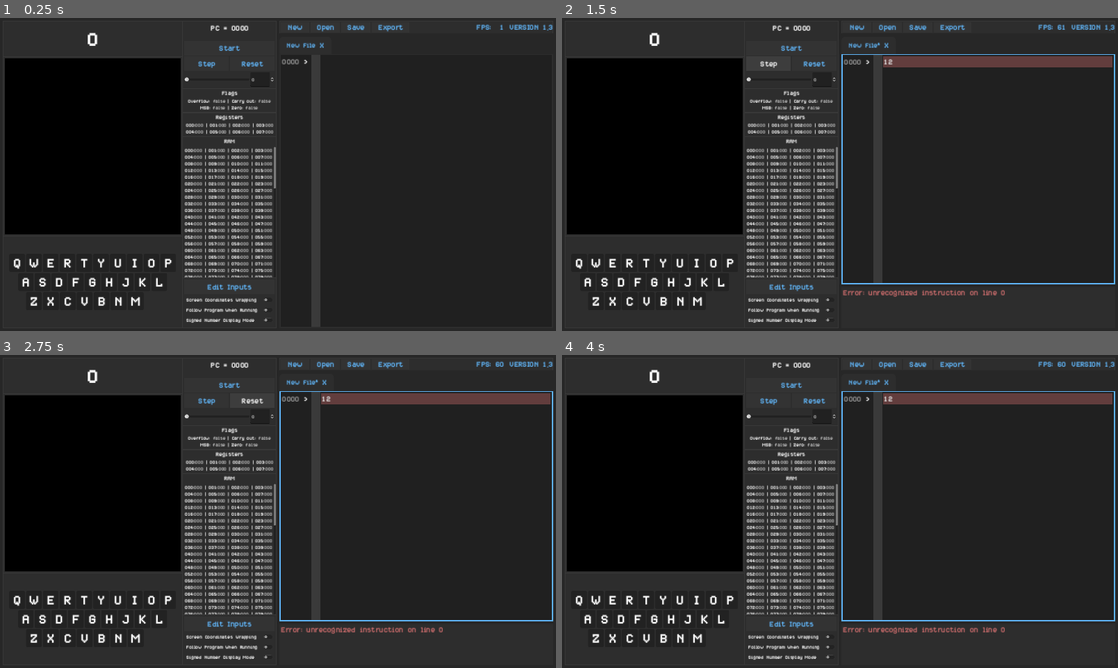
Above: before the commit, frames 1-4 (two rows, left to right).
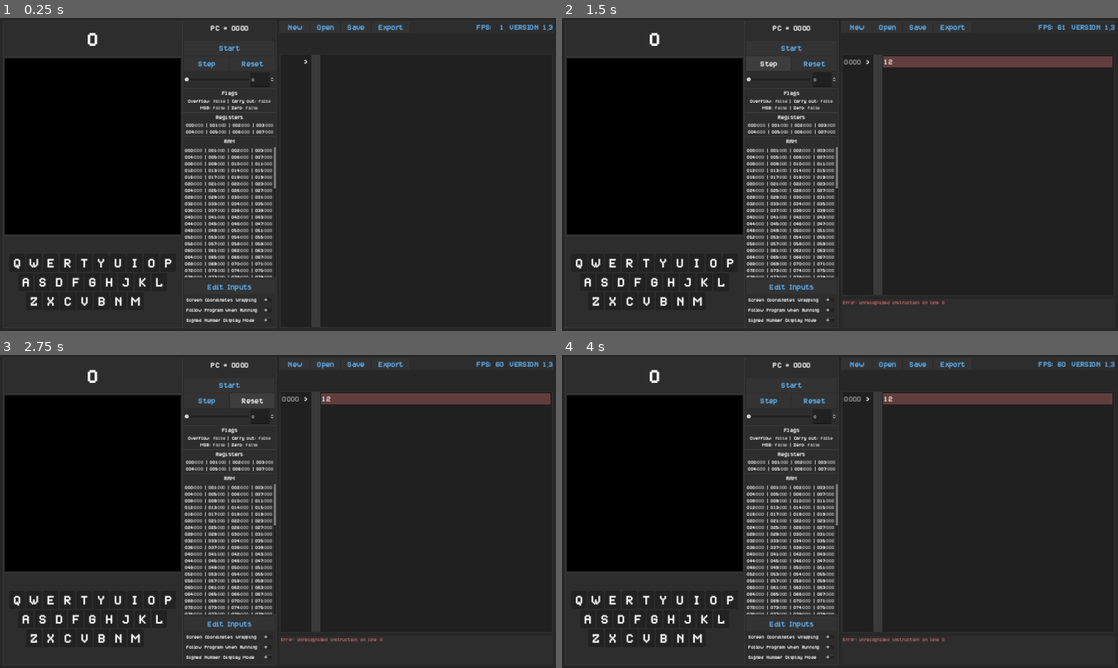
Above: after the commit, the same moments.

Repository: E1thanz/Incel-3-Emulator
Game: Godot game, scene res://Scenes/root.tscn
Same seed, same stepped clock (60 frames per second), same inputs: the game is played once before the commit and once after it.
Inputs (mouse positions are in pixels of both pictures, inside the frame that each line leads up to):
- Up to frame 1 (0.25 s): no input
- Up to frame 2 (1.5 s): click (979, 190) at 0.52 s; type "12" at 0.6 s; click "Step" at 1.25 s
- Up to frame 3 (2.75 s): click "Reset" at 2 s
- Up to frame 4 (4 s): click "Edit Inputs" at 2.75 s; click "X" at 3.5 s

The runs differ from the first frame. In frame 1, 0.1% of the frame differs, in the area x 50-59%, y 7-15%; in frame 2, 1.3%, in the area x 50-100%, y 7-92%; in frame 3, 1.3%; in frame 4, 1.3%.
Error after the commit: Invalid call. Nonexistent function 'get_meta' in base 'Nil'. (res://scripts/file)

Commit message:
ram is fucked zpippo moment

Diff:
--- a/Scenes/Screen Manager.gd
+++ b/Scenes/Screen Manager.gd
@@ -22,7 +22,7 @@
 	selected = self_node
 	size.x = 24 + 28 * selected
 	position.x = 605 - 28 * selected
-	%Screen.update_screen()
+	%Screen.create_screen()
 
 func _on_check_box_toggled(self_node: int) -> void:
 	check_list[self_node].disabled = true
--- a/Scenes/root.tscn
+++ b/Scenes/root.tscn
@@ -372,7 +372,7 @@
 size_flags_horizontal = 4
 size_flags_vertical = 4
 min_value = 1.0
-max_value = 10000.0
+max_value = 100000.0
 value = 1.0
 exp_edit = true
 
@@ -391,7 +391,7 @@
 grow_horizontal = 0
 grow_vertical = 2
 size_flags_horizontal = 8
-max_value = 10000.0
+max_value = 100000.0
 
 [node name="ColorRect5" type="ColorRect" parent="MarginContainer/HBoxContainer/Emulator/HBoxContainer/MarginContainer/VBoxContainer2"]
 custom_minimum_size = Vector2(0, 80)
@@ -1582,7 +1582,7 @@
 [node name="Error Bottom Tab" type="ColorRect" parent="MarginContainer/HBoxContainer/VBoxContainer"]
 unique_name_in_owner = true
 visible = false
-custom_minimum_size = Vector2(0, 140)
+custom_minimum_size = Vector2(0, 100)
 layout_mode = 2
 color = Color(0.176471, 0.176471, 0.176471, 1)
 
@@ -1602,6 +1602,7 @@
 size_flags_vertical = 1
 theme_override_colors/font_color = Color(0.772549, 0.411765, 0.411765, 1)
 theme_override_fonts/font = ExtResource("2_x3dv1")
+theme_override_font_sizes/font_size = 10
 autowrap_mode = 3
 
 [connection signal="button_up" from="MarginContainer/HBoxContainer/Emulator/HBoxContainer/MarginContainer/VBoxContainer2/ColorRect/MarginContainer/VBoxContainer/Start Stop Button" to="MarginContainer/HBoxContainer/Emulator" method="_Start_Stop_Pressed"]
--- a/Scenes/screen.gd
+++ b/Scenes/screen.gd
@@ -50,14 +50,16 @@
 
 	grid.columns = screen_x
 	changes.clear()
+	buffer.clear()
 
 	for child in grid.get_children():
 		grid.remove_child(child)
 		child.queue_free()
 
 	for y in screen_y:
+		buffer.append([])
 		for x in screen_x:
-			buffer[y][x] = false
+			buffer[-1].append(false)
 			var pixel = ColorRect.new()
 			pixel.color = Color.hex(0x000000ff)
 			pixel.size_flags_horizontal = Control.SIZE_EXPAND_FILL
--- a/scripts/CustomCodeHighlighter.gd
+++ b/scripts/CustomCodeHighlighter.gd
@@ -4,7 +4,7 @@
 const CONDITIONS = {"novf": "000", "ovf": "001", "nc": "010", "c": "011", "nmsb": "100", "msb": "101", "nz": "110", "z": "111",
 					"!overflow": "000", "overflow": "001", "!carry": "010", "carry": "011", "!msb": "100", "!zero": "110", "zero": "111",
 					"!=": "110", "=": "111", "<": "010", ">=": "011", ">=0": "100", "<0": "101",
-					"!ovf": "000", "!c": "010", "!z": "110", "eq": "111", "neq": "110"}
+					"!ovf": "000", "!c": "010", "!z": "110", "eq": "111", "neq": "110", "!eq": "110"}
 
 func Register(value: String, line: int, instruction: String) -> String:
 	if value in REGISTERS:
--- a/scripts/Emulator.gd
+++ b/scripts/Emulator.gd
@@ -22,7 +22,7 @@
 
 var ram_values = []
 var regs_values = [0, 0, 0, 0, 0, 0, 0, 0]
-var regs_hold = []
+var regs_hold = [0, 0, 0, 0, 0, 0, 0, 0]
 var flag_values = []
 var pc = 0
 var callstack = []
@@ -48,12 +48,19 @@
 	settings.set_value("settings", "screen_wrap", screen_wrapping_check_button.button_pressed)
 	settings.set_value("settings", "follow_program", follow_program_check_button.button_pressed)
 	settings.set_value("settings", "signed_display", signed_number_display_button.button_pressed)
+	settings.set_value("settings", "screen_size", port_manager.get_child(0).get_child(1).selected)
 	var inputs = []
 	for port in [1, 2, 6, 7]:
 		for key in port_manager.Current_Inputs[port].keys():
 			inputs.append([key, port_manager.Current_Inputs[port][key]])
 		settings.set_value("inputs", str(port), inputs.duplicate())
 		inputs.clear()
+	var paths = []
+	for button in %"top bar".fileButtons:
+		var path = button.get_meta("FilePath")
+		if path != "":
+			paths.append(path)
+	settings.set_value("files", "paths", paths)
 	settings.save("user://settings.txt")
 
 func load_settings():
@@ -65,6 +72,10 @@
 	screen_wrapping_check_button.button_pressed = settings.get_value("settings", "screen_wrap")
 	follow_program_check_button.button_pressed = settings.get_value("settings", "follow_program")
 	signed_number_display_button.button_pressed = settings.get_value("settings", "signed_display")
+	var panel: Panel = port_manager.get_child(0).get_child(1)
+	var selected = settings.get_value("settings", "screen_size")
+	panel.check_list[selected].button_pressed = true
+	panel._on_check_box_toggled(selected)
 	for port in [1, 2, 6, 7]:
 		for pair in settings.get_value("inputs", str(port)):
 			port_manager.load_input(port, pair[0], pair[1])
@@ -144,7 +155,7 @@
 			button.disable(false)
 		for button in %"top bar".get_child(0).get_child(0).get_child(0).get_child(0).get_children():
 			button.disabled = false
-	regs_hold.clear()
+	regs_hold.map(func(_var): return 0)
 	callstack.clear()
 
 	for value in 256:
@@ -172,7 +183,10 @@
 
 	for line in program_view.get_line_count():
 		program_view.set_line_gutter_text(line, 1, "")
-	program_view.set_line_gutter_text(0, 1, " >")
+	if program_view.program.size() > 0:
+		program_view.set_line_gutter_text(program_view.program[0][1], 1, ">")
+	else:
+		program_view.set_line_gutter_text(0, 1, " >")
 
 func _Step_Pressed() -> void:
 	if not is_runnable and not is_running:
@@ -192,18 +206,16 @@
 func _Speed_Slider_Change(value: float) -> void:
 	ips = value
 	speed_input.value = value
-	update_settings()
 
 func _Speed_Input_Change(value: float) -> void:
 	ips = value
 	speed_slider.value = value
-	update_settings()
 
 const REGISTERS = {"r0":0, "r1":1, "r2":2, "r3":3, "r4":4, "r5":5, "r6":6, "r7":7}
 const CONDITIONS = {"novf": 0, "ovf": 1, "nc": 2, "c": 3, "nmsb": 4, "msb": 5, "nz": 6, "z": 7,
 					"!overflow": 0, "overflow": 1, "!carry": 2, "carry": 3, "!msb": 4, "!zero": 6, "zero": 7,
 					"!=": 6, "=": 7, "<": 2, ">=": 3, ">=0": 4, "<0": 5,
-					"!ovf": 0, "!c": 2, "!z": 6, "eq": 7, "neq": 6}
+					"!ovf": 0, "!c": 2, "!z": 6, "eq": 7, "neq": 6, "!eq": 6}
 
 func Parse_Literal(value: String):
 	if value.to_lower() in program_view.definitions:
@@ -340,13 +352,18 @@
 				flag_values[3] = output == 0
 			6:
 				var regA = split_line[1]
-				var imm = split_line[2]
-				var dest = split_line[3]
+				var imm = 0
+				var dest = split_line[2]
+				if split_line.size() == 4:
+					imm = split_line[2]
+					dest = split_line[3]
 				regs_values[dest] = ram_values[regs_values[regA] + imm]
 			7:
 				var regA = split_line[1]
-				var regB = split_line[3]
-				var imm = split_line[2]
+				var regB = split_line[2]
+				var imm = 0
+				if split_line.size() == 4:
+					imm = split_line[3]
 				ram_values[regs_values[regA] + imm] = regs_values[regB]
 			8:
 				pc = split_line[1] - 1
@@ -361,7 +378,7 @@
 					l = split_line[1]
 				if l == 0:
 					regs_hold = regs_values.duplicate()
-					regs_values.clear()
+					regs_values.map(func(_var): return 0)
 				else:
 					regs_values = regs_hold
 			12:
@@ -374,7 +391,7 @@
 					block_instruction = m + 1
 			13:
 				if is_running:
-					_Start_Stop_Pressed()
+					threaded_stop()
 					regs_values[0] = 0
 					return
 			14:
@@ -392,12 +409,12 @@
 				if dir == 0:
 					if se == 0:
 						output = regs_values[regA] >> imm
+						flag_values[1] = 255 >> (8 - imm) & regs_values[regA] != 0
 						regs_values[regA] = output
-						flag_values[1] = 255 >> imm & regs_values[regA] != 0
 					else:
 						output = Bind_Literal((regs_values[regA] >> imm) + (65280 >> imm if regs_values[regA] / 128 == 1 else 0))
+						flag_values[1] = 255 >> (8 - imm) & regs_values[regA] != 0
 						regs_values[regA] = output
-						flag_values[1] = 255 >> imm & regs_values[regA] != 0
 				else:
 					output = regs_values[regA] << imm
 					regs_values[regA] = Bind_Literal(output)
@@ -473,23 +490,26 @@
 	Thread.set_thread_safety_checks_enabled(false)
 	while true:
 		semaphore.wait()
-		if not is_running:
+		if not is_running or program_view.program.size() == 0:
 			return
 		Process_Instruction()
 		count += 1
 		if program_view.get_line_gutter_icon(program_view.program[pc][1], 2) != null:
-			start_stop_button.text = "Start"
-			program_view.editable = true
-			follow_program_check_button.disabled = false
-			screen_wrapping_check_button.disabled = false
-			signed_number_display_button.disabled = false
-			%"EditInputs".disabled = false
-			for button in %"top bar".fileButtons:
-				button.disable(false)
-			for button in %"top bar".get_child(0).get_child(0).get_child(0).get_child(0).get_children():
-				button.disabled = false
-			is_running = false
+			threaded_stop()
 			return
+
+func threaded_stop():
+	start_stop_button.text = "Start"
+	program_view.editable = true
+	follow_program_check_button.disabled = false
+	screen_wrapping_check_button.disabled = false
+	signed_number_display_button.disabled = false
+	%"EditInputs".disabled = false
+	for button in %"top bar".fileButtons:
+		button.disable(false)
+	for button in %"top bar".get_child(0).get_child(0).get_child(0).get_child(0).get_children():
+		button.disabled = false
+	is_running = false
 
 var previous_pc = 0
 
@@ -507,7 +527,10 @@
 		if previous_pc < program_view.get_line_count():
 			program_view.set_line_gutter_text(program_view.program[previous_pc][1], 1, "")
 		if pc < program_view.get_line_count():
-			program_view.set_line_gutter_text(program_view.program[pc][1], 1, " >")
+			if program_view.program.size() != 0:
+				program_view.set_line_gutter_text(program_view.program[pc][1], 1, " >")
+			else:
+				program_view.set_line_gutter_text(0, 1, " >")
 	previous_pc = pc
 
 func _physics_process(delta: float) -> void:
--- a/scripts/Program View.gd
+++ b/scripts/Program View.gd
@@ -7,11 +7,11 @@
 const CONDITIONS = {"novf": "000", "ovf": "001", "nc": "010", "c": "011", "nmsb": "100", "msb": "101", "nz": "110", "z": "111",
 					"!overflow": "000", "overflow": "001", "!carry": "010", "carry": "011", "!msb": "100", "!zero": "110", "zero": "111",
 					"!=": "110", "=": "111", "<": "010", ">=": "011", ">=0": "100", "<0": "101",
-					"!ovf": "000", "!c": "010", "!z": "110", "eq": "111", "neq": "110"}
+					"!ovf": "000", "!c": "010", "!z": "110", "eq": "111", "neq": "110", "!eq": "110"}
 
 const POSSIBLE_REGISTERS = ["r0", "r1", "r2", "r3", "r4", "r5", "r6", "r7"]
 const POSSIBLE_CONDITIONS = ["novf", "ovf", "nc", "c", "nmsb", "msb", "nz", "z", "!overflow", "overflow", "!carry", "carry", "!msb", "!zero", "zero",
-							"!=", "=", "<", ">=", ">=0", "<0", "!ovf", "!c", "!z", "eq", "neq"]
+							"!=", "=", "<", ">=", ">=0", "<0", "!ovf", "!c", "!z", "eq", "neq", "!eq"]
 
 var definitions = {}
 var labels = {}
@@ -35,7 +35,7 @@
 			#return "%0*d" % [bits, binaryOutput]
 			return str(value.hex_to_int())
 		return "Error: hex form %s literal with non hex digits given on line %s for instruction %s" % [param_type, line, instruction]
-	if value.is_valid_int() and (value.length() == 1 or value[1] != "+"):
+	if value.is_valid_int() and (value.length() != 1 or value[0] != "+"):
 		var int_value = value.to_int()
 		var binaryOutput = ""
 		if int_value < 0:
--- a/scripts/SaveWindow.gd
+++ b/scripts/SaveWindow.gd
@@ -8,7 +8,7 @@
 
 func _close_button():
 	visible = false
-	save_response.emit(false)
+	save_response.emit(null)
 
 func show_request():
 	anchors_preset = Control.PRESET_CENTER
--- a/scripts/file management.gd
+++ b/scripts/file management.gd
@@ -37,25 +37,21 @@
 	%Emulator._Reset_Pressed()
 
 	get_tree().set_auto_accept_quit(false)
-
-	if not FileAccess.file_exists("user://fileBar.txt"):
-		create_new_file("New File")
-		return
-
-	var file = FileAccess.open("user://fileBar.txt", FileAccess.READ_WRITE)
-	var new_contents = ""
-	while file.get_position() < file.get_length():
-		var path = file.get_line().strip_edges()
-		if not FileAccess.file_exists(path):
-			continue
-		new_contents += path + "\n"
-		var split_path = Array(path.split("\\")).pop_back()
-		create_new_file(split_path)
-		activeButton.set_meta("FilePath", path)
-		var program_file = FileAccess.open(activeButton.get_meta("FilePath"), FileAccess.READ)
-		activeButton.set_meta("File", program_file.get_as_text())
-	file.seek(0)
-	file.store_string(new_contents)
+	var settings = ConfigFile.new()
+	var err = settings.load("user://settings.txt")
+	if err != OK:
+		return
+	var paths = settings.get_value("files", "paths")
+
+	if paths != null and paths.size() != 0:
+		for path in paths:
+			if not FileAccess.file_exists(path):
+				continue
+			var split_path = Array(path.split("\\")).pop_back()
+			create_new_file(split_path)
+			activeButton.set_meta("FilePath", path)
+			var program_file = FileAccess.open(activeButton.get_meta("FilePath"), FileAccess.READ)
+			activeButton.set_meta("File", program_file.get_as_text())
 
 	if activeButton == null:
 		create_new_file("New File")
@@ -93,6 +89,8 @@
 		if activeButton.get_meta("Changed"):
 			%"Save Window".show_request()
 			var response = await Signal(%"Save Window", "save_response")
+			if response == null:
+				return
 			if response:
 				_save_file_press()
 		close()
@@ -219,9 +217,10 @@
 	if clickedButton.get_meta("Changed"):
 		%"Save Window".show_request()
 		var response = await Signal(%"Save Window", "save_response")
+		if response == null:
+			return
 		if response:
-			if not save_file(clickedButton):
-				return
+			save_file(clickedButton)
 
 	if clickedButton == activeButton:
 		if fileButtons.size() > 1:
@@ -242,11 +241,6 @@
 	activeButton.set_meta("Changed", false)
 
 func close():
-	var _save_file = FileAccess.open("user://fileBar.txt", FileAccess.WRITE)
-	for button in fileButtons:
-		var path = button.get_meta("FilePath")
-		if path != "":
-			_save_file.store_line(path)
 	%Emulator.update_settings()
 	%Emulator.is_running = false
 	if %Emulator.thread.is_alive():
Not shown, changed: PythonFiles/Assembler.py
